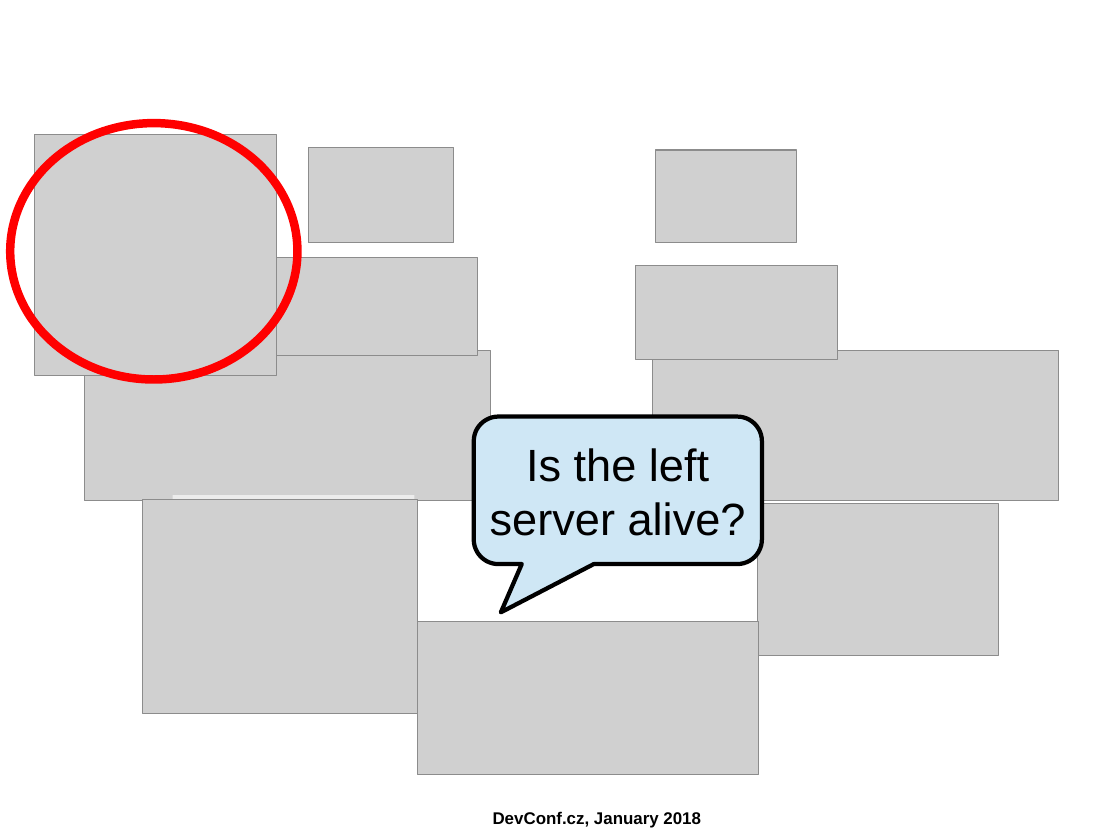
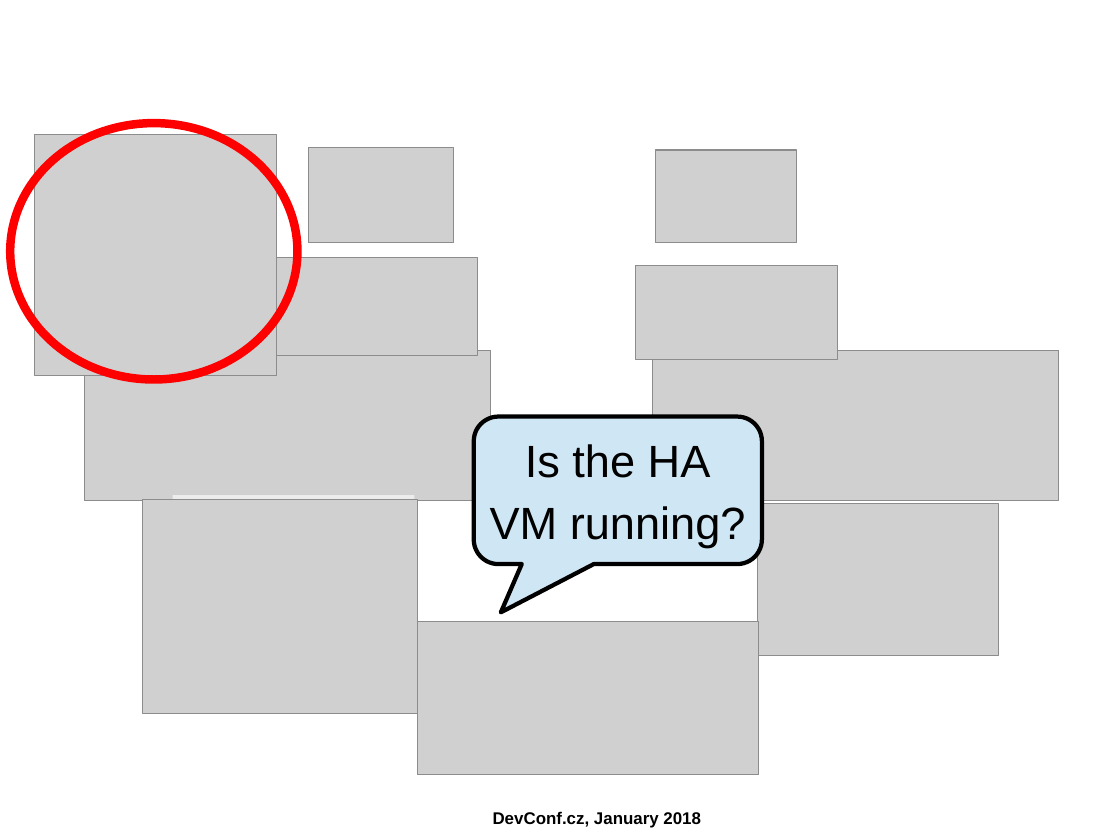
Before and after one commit to ahadas/ahadas.github.io, a slide deck: slide 21 of slides/high_availability_with_no_split_brains.odp. Drawn at 1120x840 pixels with LibreOffice and Linux fonts; fonts in the diff are those of the drawing; grey boxes stand for pictures; background and template pictures are left out. Boxes give left, top, right and bottom in pixels: in the first picture for what was removed or moved away, otherwise in the second. Text is boxed around its words. In the diff, an @@ line names an element or a change of style, - is before the commit and + after.

```diff
--- a/slides/high_availability_with_no_split_brains.odp
+++ b/slides/high_availability_with_no_split_brains.odp
@@ text in rounded speech box at bbox=[490, 444, 746, 548]: text changed @@
-Is the left
-server alive?
+Is the HA
+VM running?
```
Also in this commit, not shown: 18 other slides changed, 1 other file.
